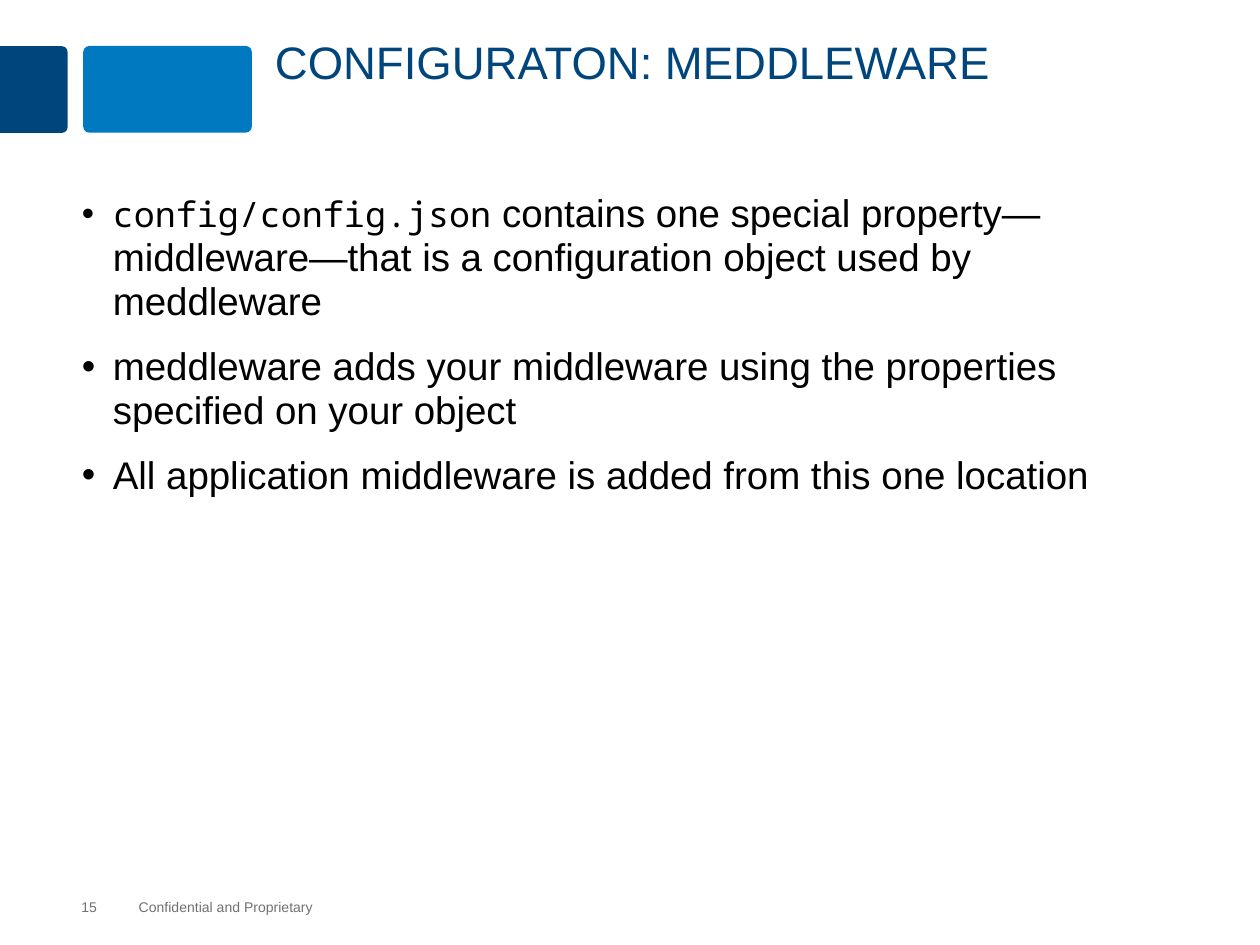
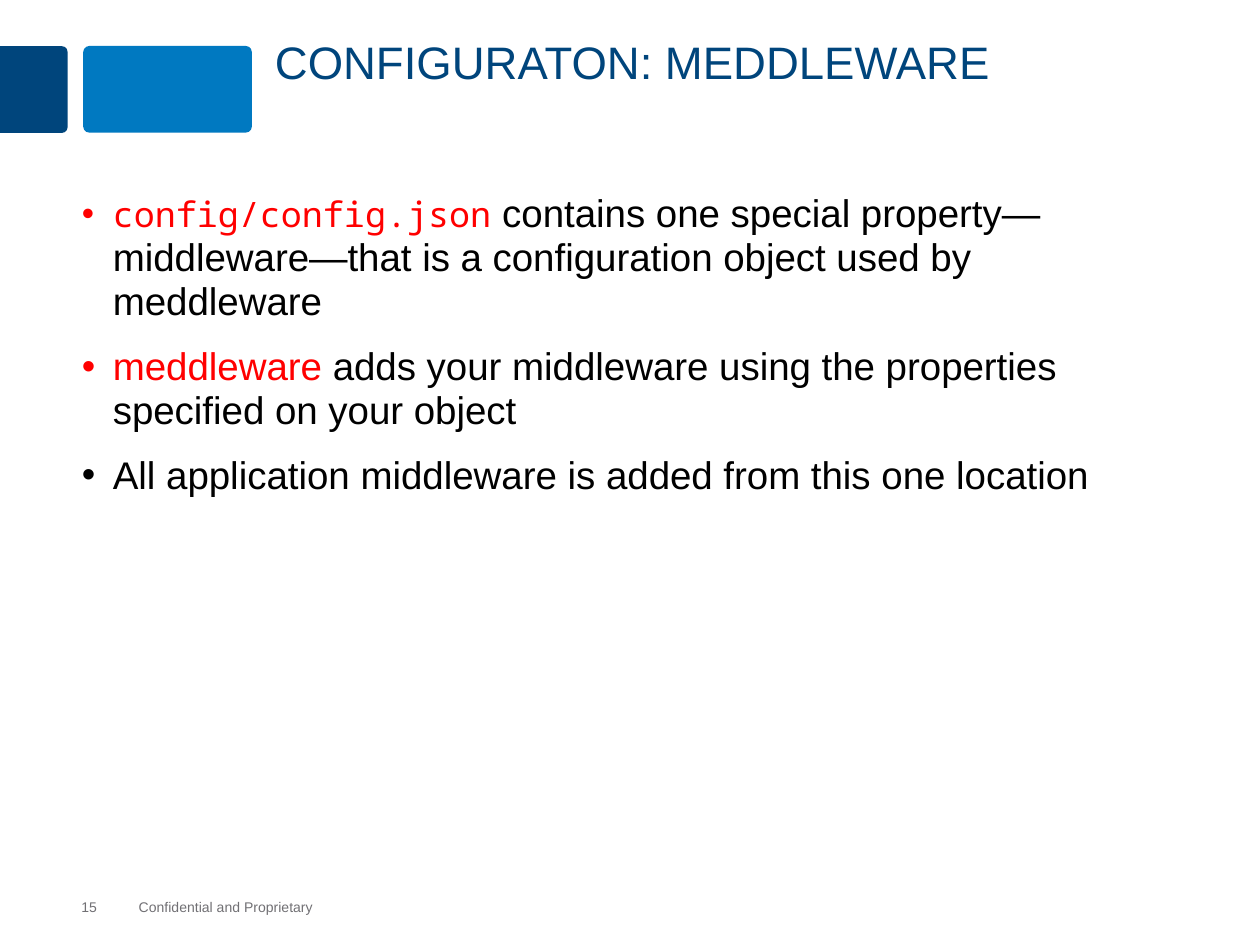
Before and after one commit to MaxMillington/nodePractice, a slide deck: slide 15 of node/lesson-80-kraken/kraken.pptx. Drawn at 1260x945 pixels with LibreOffice and Linux fonts; fonts in the diff are those of the drawing; background and template pictures are left out. Boxes give left, top, right and bottom in pixels: in the first picture for what was removed or moved away, otherwise in the second. Text is boxed around its words. In the diff, an @@ line names an element or a change of style, - is before the commit and + after.

```diff
--- a/node/lesson-80-kraken/kraken.pptx
+++ b/node/lesson-80-kraken/kraken.pptx
@@ text at (x1=113, y1=199, x2=1057, y2=431): text colour #000000 to #FF0000 in "config/config.json", "meddleware" @@
```
Also in this commit, not shown: 15 other slides changed.
